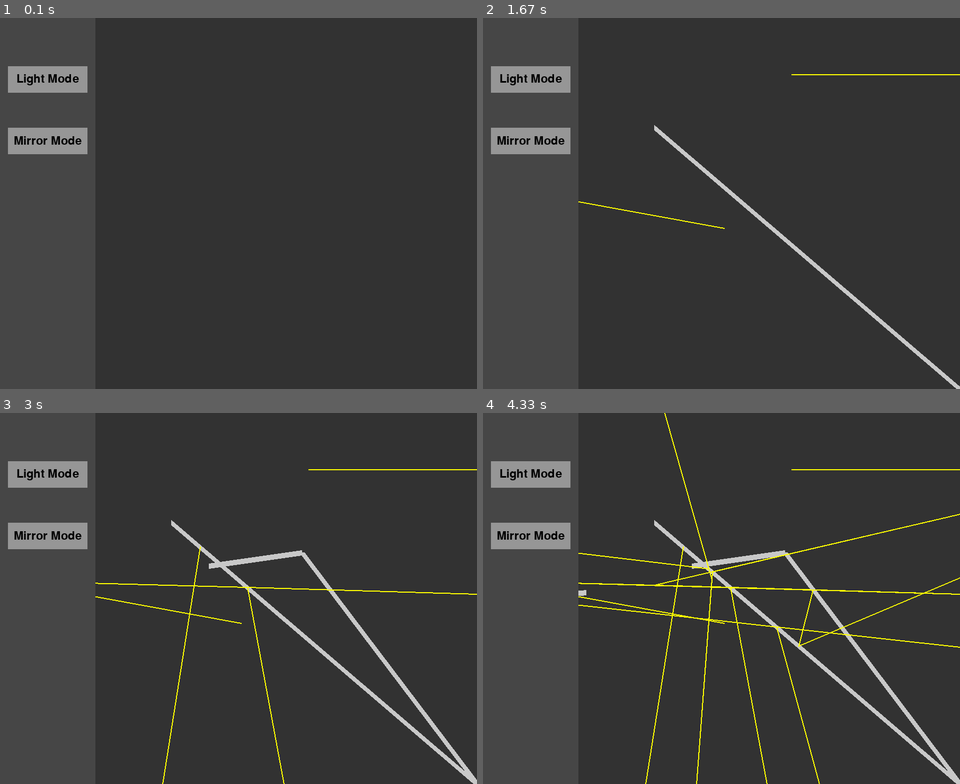
Above: before the commit, frames 1-4 (two rows, left to right).
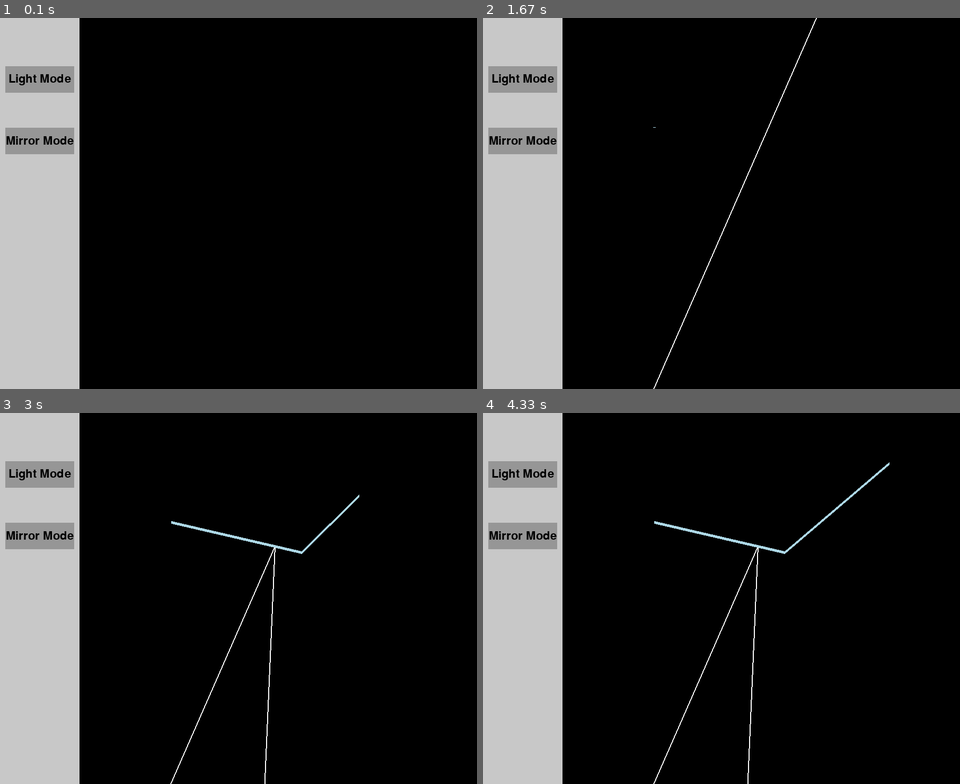
Above: after the commit, the same moments.

Repository: ChaseHutcheson/Python
Game: pygame game, started from Pygame/Cohol Capstone/main.py
The game is run twice, just before and just after one commit, with the same random seed, the same clock (stepped at 60 frames per second) and the same inputs.
Inputs (mouse positions are in pixels of both pictures, inside the frame that each line leads up to):
- Up to frame 1 (0.1 s): no input
- Up to frame 2 (1.67 s): press the mouse at (726, 229) at 0.37 s; move the mouse to (664, 218) at 0.47 s; release the mouse at (607, 207) at 0.6 s; click (793, 73) at 0.72 s; press the mouse at (521, 140) at 1.03 s; move the mouse to (711, 240) at 1.13 s; release the mouse at (902, 344) at 1.27 s; click (654, 125) at 1.38 s
- Up to frame 3 (3 s): click (300, 553) at 1.72 s; press the mouse at (300, 553) at 2.03 s; move the mouse to (252, 557) at 2.13 s; release the mouse at (209, 565) at 2.27 s; press the mouse at (38, 476) at 2.37 s; move the mouse to (128, 468) at 2.47 s; release the mouse at (219, 461) at 2.6 s; press the mouse at (38, 598) at 2.7 s; move the mouse to (200, 546) at 2.8 s; release the mouse at (357, 494) at 2.93 s
- Up to frame 4 (4.33 s): press the mouse at (521, 535) at 3.03 s; move the mouse to (640, 557) at 3.13 s; release the mouse at (759, 576) at 3.27 s; press the mouse at (521, 598) at 3.37 s; move the mouse to (554, 594) at 3.47 s; release the mouse at (587, 591) at 3.6 s; press the mouse at (521, 535) at 3.7 s; move the mouse to (626, 631) at 3.8 s; release the mouse at (731, 732) at 3.93 s; press the mouse at (521, 535) at 4.03 s; move the mouse to (707, 498) at 4.13 s; release the mouse at (888, 464) at 4.27 s

The runs differ from the first frame. In frame 1, 98% of the frame differs, in the area x 0-100%, y 0-100%; in frame 2, 98%; in frame 3, 98%; in frame 4, 98%.

Commit message:
it's a little screwed up

Diff:
--- a/Pygame/Cohol Capstone/main.py
+++ b/Pygame/Cohol Capstone/main.py
@@ -18,20 +18,25 @@
 BUTTON_OUTLINE = (100, 100, 100)
 BUTTON_BACKGROUND = (150, 150, 150)
 GRAY = (200, 200, 200)
+MIRROR = (173, 216, 230)
 
 # Toolbar settings
-TOOLBAR_WIDTH = WIDTH // 5
-TOOLBAR_HEIGHT = HEIGHT
-toolbar_rect = pygame.Rect(0, 0, TOOLBAR_WIDTH, TOOLBAR_HEIGHT)
+TOOLBAR_WIDTH = 150
+TOOLBAR_HEIGHT = win.get_height()
+TOOLBAR_X = 0
+TOOLBAR_Y = 0
+
+# Define the size and position of the buttons
+BUTTON_WIDTH = 130
+BUTTON_HEIGHT = 50
+BUTTON_X = (TOOLBAR_WIDTH - BUTTON_WIDTH) / 2
 
 # Drawing settings
 drawing = False
 mode = "light"
 
-# Button settings
-BUTTON_WIDTH = TOOLBAR_WIDTH // 1.2
-BUTTON_HEIGHT = 50
-BUTTON_MARGIN = 10
+# Create a font object
+font = pygame.font.Font(None, 24)
 
 # Global variables
 lines = []
@@ -40,67 +45,121 @@
 
 # Utils
 def intersect(line1, line2):
-    x1, y1 = line1.start_pos
-    x2, y2 = (
-        line1.end_pos
-        if hasattr(line1, "end_pos") and line1.end_pos
-        else line1.extend_to_edge()
-    )
-    x3, y3 = line2.start_pos
-    x4, y4 = line2.end_pos
-
-    denom = (x1 - x2) * (y3 - y4) - (y1 - y2) * (x3 - x4)
-    if denom == 0:
-        return None  # Lines are parallel
-
-    t = ((x1 - x3) * (y3 - y4) - (y1 - y3) * (x3 - x4)) / denom
-    u = -((x1 - x2) * (y1 - y3) - (y1 - y2) * (x1 - x3)) / denom
-
-    if 0 <= t <= 1 and 0 <= u:
-        return x1 + t * (x2 - x1), y1 + t * (y2 - y1)  # Return intersection point
-    else:
+    if isinstance(line1, Light):
+        x1, y1 = line1.start_pos
+        x2, y2 = line1.end_pos
+    elif isinstance(line1, Mirror):
+        x1, y1 = line1.start_pos
+        x2, y2 = line1.end_pos
+
+    if isinstance(line2, Light):
+        x3, y3 = line2.start_pos
+        x4, y4 = line2.end_pos
+    elif isinstance(line2, Mirror):
+        x3, y3 = line2.start_pos
+        x4, y4 = line2.end_pos
+
+    # Calculate the denominators of the equations
+    den1 = (x1 - x2) * (y3 - y4)
+    den2 = (y1 - y2) * (x3 - x4)
+    denominator = den1 - den2
+
+    # If the denominator is 0, the lines are parallel and don't intersect
+    if denominator == 0:
         return None
+
+    # Calculate the numerators of the equations
+    num1 = x1 * y2 - y1 * x2
+    num2 = x3 * y4 - y3 * x4
+    numerator_x = num1 * (x3 - x4) - (x1 - x2) * num2
+    numerator_y = num1 * (y3 - y4) - (y1 - y2) * num2
+
+    # Calculate the intersection point
+    x = numerator_x / denominator
+    y = numerator_y / denominator
+
+    # Check if the intersection point is within the bounds of both lines
+    if (
+        min(x1, x2) <= x <= max(x1, x2)
+        and min(y1, y2) <= y <= max(y1, y2)
+        and min(x3, x4) <= x <= max(x3, x4)
+        and min(y3, y4) <= y <= max(y3, y4)
+    ):
+        return (x, y)
+
+    return None
+
+
+def check_intersections_and_reflect(lines, mirrors):
+    new_lines = []
+    for line in lines:
+        for mirror in mirrors:
+            intersection_point = intersect(line, mirror)
+            if intersection_point is not None:
+                mirror.reflect(line, new_lines)
+                line.update(intersection_point)
+    lines.extend(new_lines)
 
 
 # Classes
 class Light:
-    def __init__(self, start_pos, screen_size, generation=0):
+    def __init__(self, start_pos, end_pos):
         self.start_pos = start_pos
-        self.end_pos = None
-        self.screen_size = screen_size
-        self.angle = 0
-        self.length = 0
-        self.generation = generation
+        self.end_pos = end_pos
+        self.dx = self.end_pos[0] - self.start_pos[0]
+        self.dy = self.end_pos[1] - self.start_pos[1]
+        self.length = math.hypot(self.dx, self.dy)
+        self.angle = math.atan2(self.dy, self.dx)
 
     def draw(self, surface):
-        end_pos = self.end_pos if self.end_pos else self.extend_to_edge()
-        pygame.draw.line(surface, YELLOW, self.start_pos, end_pos, 2)
-
-    def rotate(self, angle):
-        self.angle += angle
-        self.angle %= 2 * math.pi  # Ensure angle remains within [0, 2*pi]
-
-    def is_clicked(self, mouse_pos):
-        end_pos = self.extend_to_edge()
-        distance_to_start = math.dist(self.start_pos, mouse_pos)
-        distance_to_end = math.dist(end_pos, mouse_pos)
-        return abs(distance_to_start + distance_to_end - self.length) < 5
-
-    def extend_to_edge(self):
-        dx = math.cos(self.angle)
-        dy = math.sin(self.angle)
-        x = self.start_pos[0]
-        y = self.start_pos[1]
-        while 0 <= x <= self.screen_size[0] and 0 <= y <= self.screen_size[1]:
-            x += dx
-            y += dy
-        return (x, y)
-
-    def update_end_pos(self, end_pos, intersection_point=None):
-        if intersection_point:
-            self.end_pos = intersection_point
+        pygame.draw.line(surface, (255, 255, 255), self.start_pos, self.end_pos, 2)
+
+    def calculate_extended_points(self, screen_size):
+        dx = self.end_pos[0] - self.start_pos[0]
+        dy = self.end_pos[1] - self.start_pos[1]
+
+        if dx != 0:
+            slope = dy / dx
+            y_intercept = self.start_pos[1] - slope * self.start_pos[0]
+
+            # Calculate new x and y for the left and right edges of the screen
+            x_left = 0
+            y_left = y_intercept
+
+            x_right = screen_size[0]
+            y_right = slope * x_right + y_intercept
+
+            # Check if the line intersects with the top or bottom before it hits the left or right
+            y_top = 0
+            x_top = (y_top - y_intercept) / slope if slope != 0 else self.start_pos[0]
+
+            y_bottom = screen_size[1]
+            x_bottom = (
+                (y_bottom - y_intercept) / slope if slope != 0 else self.start_pos[0]
+            )
+
+            new_points = [
+                (x_left, y_left),
+                (x_right, y_right),
+                (x_top, y_top),
+                (x_bottom, y_bottom),
+            ]
+            new_points = [
+                (x, y)
+                for x, y in new_points
+                if 0 <= x <= screen_size[0] and 0 <= y <= screen_size[1]
+            ]
+            new_points.sort(
+                key=lambda point: (point[0] - self.start_pos[0]) ** 2
+                + (point[1] - self.start_pos[1]) ** 2
+            )
+
+            return new_points[0], new_points[-1]
         else:
-            self.end_pos = end_pos
+            return (self.start_pos[0], 0), (self.start_pos[0], screen_size[1])
+
+    def update(self, end_pos):
+        self.end_pos = end_pos
 
 
 class Mirror:
@@ -120,22 +179,32 @@
         self.angle = math.atan2(self.dy, self.dx)
 
     def draw(self, surface):
-        pygame.draw.line(surface, GRAY, self.start_pos, self.end_pos, 10)
-
-    def reflect(self, light, intersection_point):
+        pygame.draw.line(surface, MIRROR, self.start_pos, self.end_pos, 5)
+
+    def reflect(self, light, new_lines):
         # Calculate the angle of incidence
-        incidence_angle = self.angle - light.angle
-
-        # The angle of reflection is equal to the angle of incidence
-        reflection_angle = self.angle + incidence_angle
-
-        # Create a new light ray that represents the reflected light
-        reflected_light = Light(
-            intersection_point, light.screen_size, light.generation + 1
-        )
-        reflected_light.angle = reflection_angle
-
-        return reflected_light
+        incidence_angle = light.angle - self.angle
+
+        # Calculate the angle of reflection
+        reflection_angle = self.angle - incidence_angle
+
+        # Calculate the new direction of the light
+        dx = math.cos(reflection_angle)
+        dy = math.sin(reflection_angle)
+
+        # Calculate the intersection point
+        intersection_point = intersect(light, self)
+
+        # Create a new light ray starting from the intersection point and add it to the new_lines list
+        if intersection_point is not None and light.start_pos != intersection_point:
+            new_light = Light(
+                intersection_point,
+                (
+                    intersection_point[0] + dx * light.length,
+                    intersection_point[1] + dy * light.length,
+                ),
+            )
+            new_lines.append(new_light)
 
 
 class Button:
@@ -187,8 +256,8 @@
 # Toolbar buttons
 toolbar_buttons = [
     Button(
-        TOOLBAR_WIDTH // 2 - BUTTON_WIDTH // 2,  # Centered horizontally
-        TOOLBAR_HEIGHT // 6 * 1 - BUTTON_HEIGHT // 2,  # Evenly spaced vertically
+        BUTTON_X,  # Centered horizontally
+        HEIGHT // 6 * 1 - BUTTON_HEIGHT // 2,  # Evenly spaced vertically
         BUTTON_WIDTH,
         BUTTON_HEIGHT,
         BUTTON_BACKGROUND,
@@ -196,8 +265,8 @@
         light_button_action,
     ),
     Button(
-        TOOLBAR_WIDTH // 2 - BUTTON_WIDTH // 2,  # Centered horizontally
-        TOOLBAR_HEIGHT // 6 * 2 - BUTTON_HEIGHT // 2,  # Evenly spaced vertically
+        BUTTON_X,  # Centered horizontally
+        HEIGHT // 6 * 2 - BUTTON_HEIGHT // 2,  # Evenly spaced vertically
         BUTTON_WIDTH,
         BUTTON_HEIGHT,
         BUTTON_BACKGROUND,
@@ -206,77 +275,95 @@
     ),
 ]
 
+lines = []
+current_line = None
+
 
 def main():
-    global drawing, current_line, mode
-    clock = pygame.time.Clock()
+    global lines, current_line
+    pygame.init()
+
+    screen_size = win.get_size()
+
+    mirrors = []
+    new_lines = []
+
+    # Game loop
     while True:
+        check_intersections_and_reflect(lines, mirrors)
         for event in pygame.event.get():
             if event.type == pygame.QUIT:
                 pygame.quit()
                 sys.exit()
-            elif event.type == pygame.MOUSEBUTTONDOWN:  # New event check
+            elif event.type == pygame.MOUSEBUTTONDOWN:
                 if event.button == 1:  # 1 is the left mouse button
-                    for button in toolbar_buttons:
-                        if button.is_clicked():
-                            button.click()
-                            break
+                    mouse_pos = pygame.mouse.get_pos()
+                    if not (
+                        TOOLBAR_X <= mouse_pos[0] <= TOOLBAR_X + TOOLBAR_WIDTH
+                        and TOOLBAR_Y <= mouse_pos[1] <= TOOLBAR_Y + TOOLBAR_HEIGHT
+                    ):
+                        # Mouse is within toolbar area
+                        if mode == "light":
+                            if (
+                                current_line is None
+                            ):  # If no line is currently being drawn
+                                current_line = Light(event.pos, event.pos)
+                            else:  # If a line is currently being drawn
+                                current_line.end = event.pos
+                                extended_start, extended_end = (
+                                    current_line.calculate_extended_points(screen_size)
+                                )
+                                extended_line = Light(extended_start, extended_end)
+                                lines.append(extended_line)
+                                current_line = None
+                        elif mode == "mirror":
+                            if (
+                                current_line is None
+                            ):  # If no mirror is currently being drawn
+                                current_line = Mirror(event.pos, event.pos)
+                            else:  # If a mirror is currently being drawn
+                                current_line.update(event.pos)
+                                mirrors.append(current_line)
+                                current_line = None
                     else:
-                        if mode == "light":
-                            current_line = Light(event.pos, (WIDTH, HEIGHT))
-                        elif mode == "mirror":
-                            current_line = Mirror(event.pos, (WIDTH, HEIGHT))
+                        # Mouse is within button area
+                        for button in toolbar_buttons:
+                            if button.is_clicked():
+                                button.click()
             elif event.type == pygame.MOUSEMOTION:
-                if current_line is not None:
-                    dx, dy = (
-                        event.pos[0] - current_line.start_pos[0],
-                        event.pos[1] - current_line.start_pos[1],
-                    )
-                    try:
-                        current_line.update(event.pos)
-                    except:
-                        current_line.length = math.hypot(dx, dy)
-                        current_line.angle = math.atan2(dy, dx)
-            elif event.type == pygame.MOUSEBUTTONUP:
-                if event.button == 1:  # Left mouse button
-                    if current_line is not None:
-                        lines.append(current_line)
-                        current_line = None
-
-        # Fill the window
-        win.fill(DRAWING_BACKGROUND)
-
-        # Draw the current line
-        new_lights = []  # List to hold new light rays
+                if (
+                    current_line is not None
+                ):  # If a line or mirror is currently being drawn
+                    current_line.update(event.pos)
+
+        # Fill the win with a color
+        win.fill((0, 0, 0))
+
+        # Draw all lines
         for line in lines:
             line.draw(win)
 
-            # Check for intersections between light rays and mirrors
-            if isinstance(line, Light) and line.generation < 5:
-                for mirror in [m for m in lines if isinstance(m, Mirror)]:
-                    intersection_point = intersect(line, mirror)
-                    if intersection_point is not None:
-                        reflected_light = mirror.reflect(line, intersection_point)
-                        new_lights.append(reflected_light)
-                        line.update_end_pos(
-                            intersection_point
-                        )  # Pass intersection point here
-
-        lines.extend(new_lights)
-
-        # Draw the current line
+        for line in new_lines:
+            line.draw(win)
+
         if current_line is not None:
             current_line.draw(win)
 
+        # Draw all mirrors
+        for mirror in mirrors:
+            mirror.draw(win)
+
         # Draw the toolbar
-        pygame.draw.rect(win, TOOLBAR_BACKGROUND, toolbar_rect)
+        pygame.draw.rect(
+            win, GRAY, (TOOLBAR_X, TOOLBAR_Y, TOOLBAR_WIDTH, TOOLBAR_HEIGHT)
+        )
 
         # Draw the buttons
         for button in toolbar_buttons:
             button.draw()
 
+        # Update the display
         pygame.display.flip()
-        clock.tick(60)
 
 
 if __name__ == "__main__":
--- a/Pygame/Cohol Capstone/test.py
+++ b/Pygame/Cohol Capstone/test.py
@@ -1,88 +1,103 @@
 import pygame
-import math
+import sys
 
-# Define some colors
-BLACK = (0, 0, 0)
-WHITE = (255, 255, 255)
-
-pygame.init()
-
-# Set the width and height of the screen [width, height]
-size = (700, 500)
-screen = pygame.display.set_mode(size)
-
-# Loop until the user clicks the close button.
-done = False
-
-# Used to manage how fast the screen updates
-clock = pygame.time.Clock()
+lines = []
+current_line = None
 
 
 class Line:
-    def __init__(self, start_pos, screen_size):
-        self.start_pos = start_pos
-        self.screen_size = screen_size
-        self.angle = 0
-        self.length = 0
+    def __init__(self, start, end):
+        self.start = start
+        self.end = end
 
     def draw(self, surface):
-        end_pos = (
-            self.start_pos[0] + self.length * math.cos(self.angle),
-            self.start_pos[1] + self.length * math.sin(self.angle),
-        )
-        pygame.draw.line(surface, BLACK, self.start_pos, end_pos, 2)
+        pygame.draw.line(surface, (255, 255, 255), self.start, self.end, 2)
 
-    def rotate(self, angle):
-        self.angle += angle
-        self.angle %= 2 * math.pi  # Ensure angle remains within [0, 2*pi]
+    def calculate_extended_points(self, screen_size):
+        dx = self.end[0] - self.start[0]
+        dy = self.end[1] - self.start[1]
 
-    def is_clicked(self, mouse_pos):
-        end_pos = (
-            self.start_pos[0] + self.length * math.cos(self.angle),
-            self.start_pos[1] + self.length * math.sin(self.angle),
-        )
-        distance_to_start = math.dist(self.start_pos, mouse_pos)
-        distance_to_end = math.dist(end_pos, mouse_pos)
-        return abs(distance_to_start + distance_to_end - self.length) < 5
+        if dx != 0:
+            slope = dy / dx
+            y_intercept = self.start[1] - slope * self.start[0]
+
+            # Calculate new x and y for the left and right edges of the screen
+            x_left = 0
+            y_left = y_intercept
+
+            x_right = screen_size[0]
+            y_right = slope * x_right + y_intercept
+
+            # Check if the line intersects with the top or bottom before it hits the left or right
+            y_top = 0
+            x_top = (y_top - y_intercept) / slope if slope != 0 else self.start[0]
+
+            y_bottom = screen_size[1]
+            x_bottom = (y_bottom - y_intercept) / slope if slope != 0 else self.start[0]
+
+            new_points = [
+                (x_left, y_left),
+                (x_right, y_right),
+                (x_top, y_top),
+                (x_bottom, y_bottom),
+            ]
+            new_points = [
+                (x, y)
+                for x, y in new_points
+                if 0 <= x <= screen_size[0] and 0 <= y <= screen_size[1]
+            ]
+            new_points.sort(
+                key=lambda point: (point[0] - self.start[0]) ** 2
+                + (point[1] - self.start[1]) ** 2
+            )
+
+            return new_points[0], new_points[-1]
+        else:
+            return (self.start[0], 0), (self.start[0], screen_size[1])
 
 
-lines = []
-dragging = None
-offset = None
+def main():
+    global lines, current_line
+    pygame.init()
 
-while not done:
-    for event in pygame.event.get():
-        if event.type == pygame.QUIT:
-            done = True
-        elif event.type == pygame.MOUSEBUTTONDOWN:
-            if event.button == 1:  # Left mouse button
-                clicked_line = next(
-                    (line for line in lines if line.is_clicked(event.pos)), None
-                )
-                if clicked_line is not None:
-                    dragging = clicked_line
-                    offset = (
-                        event.pos[0] - dragging.start_pos[0],
-                        event.pos[1] - dragging.start_pos[1],
-                    )
-                else:
-                    line = Line(event.pos, size)
-                    lines.append(line)
-        elif event.type == pygame.MOUSEBUTTONUP:
-            if event.button == 1:  # Left mouse button
-                dragging = None
-                offset = None
-        elif event.type == pygame.MOUSEMOTION:
-            if dragging is not None and offset is not None:
-                dragging.rotate(event.rel[0] * 0.01)
+    # Set the dimensions of the window
+    screen = pygame.display.set_mode((800, 600))
+    screen_size = screen.get_size()
 
-    screen.fill(WHITE)
+    # Game loop
+    while True:
+        for event in pygame.event.get():
+            if event.type == pygame.QUIT:
+                pygame.quit()
+                sys.exit()
+            elif event.type == pygame.MOUSEBUTTONDOWN:
+                if event.button == 1:  # 1 is the left mouse button
+                    if current_line is None:  # If no line is currently being drawn
+                        current_line = Line(event.pos, event.pos)
+                    else:  # If a line is currently being drawn
+                        current_line.end = event.pos
+                        extended_start, extended_end = (
+                            current_line.calculate_extended_points(screen_size)
+                        )
+                        extended_line = Line(extended_start, extended_end)
+                        lines.append(extended_line)
+                        current_line = None
+            elif event.type == pygame.MOUSEMOTION:
+                if current_line is not None:  # If a line is currently being drawn
+                    current_line.end = event.pos
 
-    for line in lines:
-        line.length = size[0]  # Update the length every frame
-        line.draw(screen)
+        # Fill the screen with a color
+        screen.fill((0, 0, 0))
 
-    pygame.display.flip()
-    clock.tick(60)
+        # Draw all lines
+        for line in lines:
+            line.draw(screen)
+        if current_line is not None:
+            current_line.draw(screen)
 
-pygame.quit()
+        # Update the display
+        pygame.display.flip()
+
+
+if __name__ == "__main__":
+    main()
